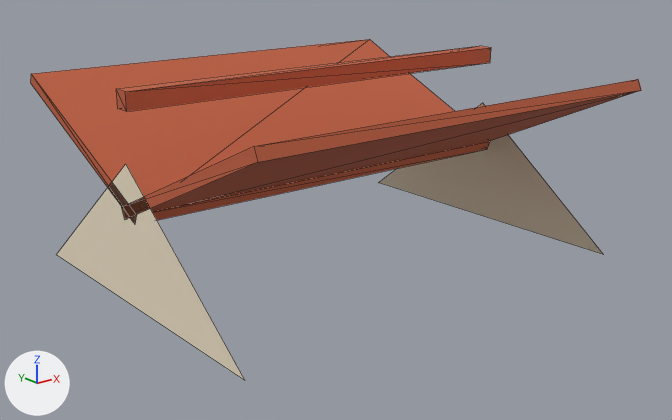
Two versions of the glTF model public/city-assets/kit/arch/arch.roof-pitch.glb, one commit apart.
The view is the same before and after, from a 50 mm lens placed at (-5.09, -6.45, 3.0), pointed at (-0.04, -0.13, 0.48). Every picture has the same lights, and +X, +Y and +Z are marked at lower left. The picture after the commit comes second. Mesh edges are drawn as thin lines. Vertices at exactly the same position are counted once.

Objects in the first picture: 'arch.roof-pitch'.
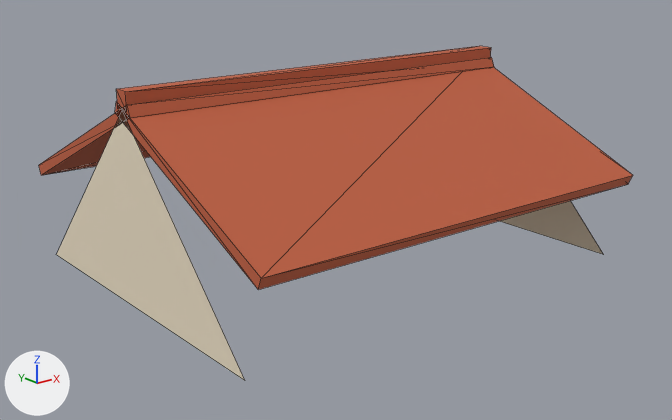
The change, as a diff of the scene's bpy script:
```diff
--- a/public/city-assets/kit/arch/arch.roof-pitch.glb.py
+++ b/public/city-assets/kit/arch/arch.roof-pitch.glb.py
@@ me_slope @@
 me_slope.from_pydata(...)  # 30 vertices, 38 faces; spans x -2.0..2.0, y -1.83..1.83, z 0.0..1.77
 # used by ob_arch_roof_pitch; location = (0.0, 0.0, 0.0)
-me_slope.vertices[26].co = (-2.0, 0.0, 1.2)  # pixel (125, 163)
-me_slope.vertices[29].co = (2.0, 0.0, 1.2)  # pixel (482, 102)
+# me_slope part 1: the loose piece of 8 vertices spanning x -2.0..2.0, y -1.83..0.13, z 0.73..1.67 is turned 48 degrees about the x axis through its middle
+# me_slope part 2: the loose piece of 8 vertices spanning x -2.0..2.0, y -0.13..1.83, z 0.73..1.67 is turned -48 degrees about the x axis through its middle
+# me_slope part 3
+me_slope.vertices[26].co = (-2.0, 0.0, 1.62)  # pixel (122, 110)
+# me_slope part 4
+me_slope.vertices[29].co = (2.0, 0.0, 1.62)
 me_slope.materials.append(mat_terracotta)
```

Boxes (x1, y1, x2, y2) around the edits, measured in the pictures (672 x 420 px; the box of a moved part takes in the faces that stretch with it):
'arch.roof-pitch', reshaped: before (31, 39, 641, 380); after (39, 46, 633, 380)
part 1 of me_slope, moved or reshaped: before (122, 79, 641, 219); after (115, 67, 633, 290)
part 2 of me_slope, moved or reshaped: before (31, 39, 490, 224); after (39, 57, 494, 175)
part 3 of me_slope, moved or reshaped: before (56, 164, 244, 380); after (56, 111, 245, 380)
part 4 of me_slope, moved or reshaped: before (379, 103, 604, 255); after (500, 201, 604, 255)
